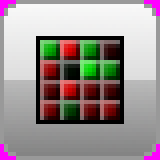
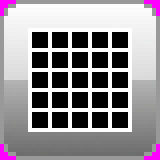
Revision of a layered 160×160 image; what changed, layer by layer:
moved "Layer #2" above "Layer #5", painted on it over [4, 4, 156, 128]
renamed "Drop Shadow #31" to "Layer #5", opacity 50% → 100%, painted on it over [28, 28, 132, 132]
removed layer "Drop Shadow #30" (was 50%) over [80, 100, 100, 120]
removed layer "Drop Shadow #29" (was 50%) over [60, 100, 80, 120]
removed layer "Drop Shadow #28" (was 50%) over [40, 100, 60, 120]
removed layer "Drop Shadow #27" (was 50%) over [100, 80, 120, 100]
removed layer "Drop Shadow #26" (was 50%) over [80, 80, 100, 100]
removed layer "Drop Shadow #25" (was 50%) over [60, 80, 80, 100]
removed layer "Drop Shadow #24" (was 50%) over [40, 80, 60, 100]
removed layer "Drop Shadow #23" (was 50%) over [100, 60, 120, 80]
removed layer "Drop Shadow #22" (was 50%) over [80, 60, 100, 80]
removed layer "Drop Shadow #21" (was 50%) over [60, 60, 80, 80]
removed layer "Drop Shadow #20" (was 50%) over [40, 60, 60, 80]
removed layer "Drop Shadow #19" (was 50%) over [100, 40, 120, 60]
removed layer "Drop Shadow #18" (was 50%) over [80, 40, 100, 60]
removed layer "Drop Shadow #17" (was 50%) over [60, 40, 80, 60]
removed layer "Drop Shadow #16" (was 50%) over [40, 40, 60, 60]
removed layer "Drop Shadow #15" (was 80%) over [100, 100, 120, 120]
removed layer "Drop Shadow #14" (was 80%) over [80, 100, 100, 120]
removed layer "Drop Shadow #13" (was 80%) over [60, 100, 80, 120]
hid "Layer", moved it above "Layer #4", painted on it over [4, 4, 156, 156]
painted on "Layer #4" over [4, 4, 156, 156]
painted on "Layer #3" over [4, 4, 156, 120]
painted on "Layer #1" over [4, 4, 156, 156]
…and 13 more changes (13 removed)
